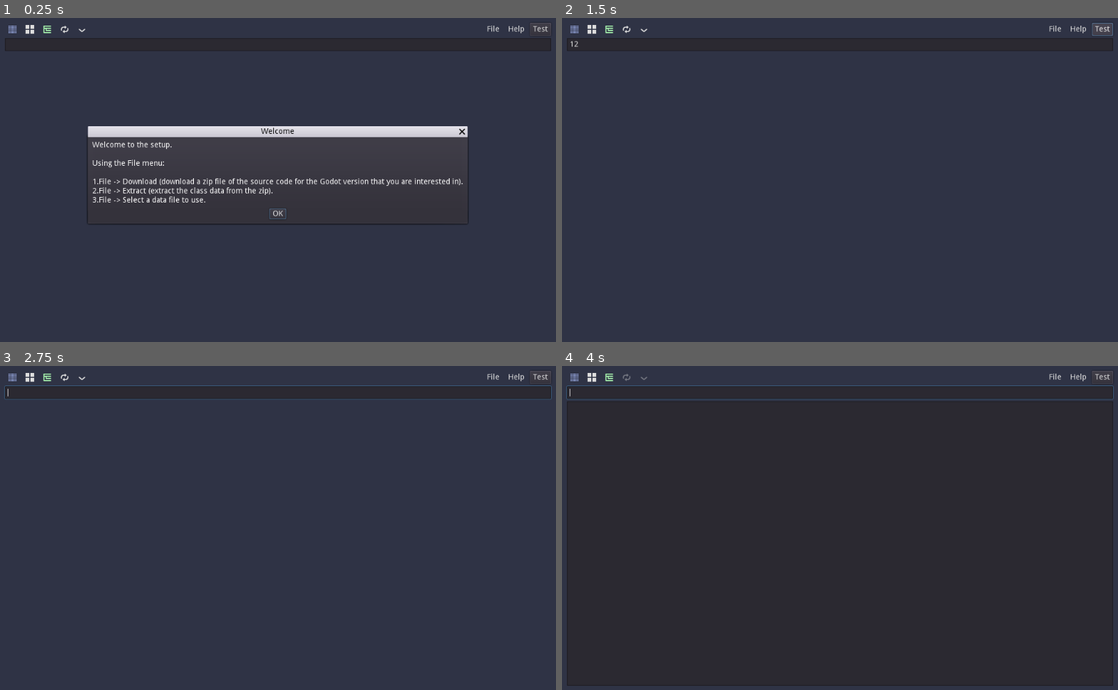
Above: before the commit, frames 1-4 (two rows, left to right).
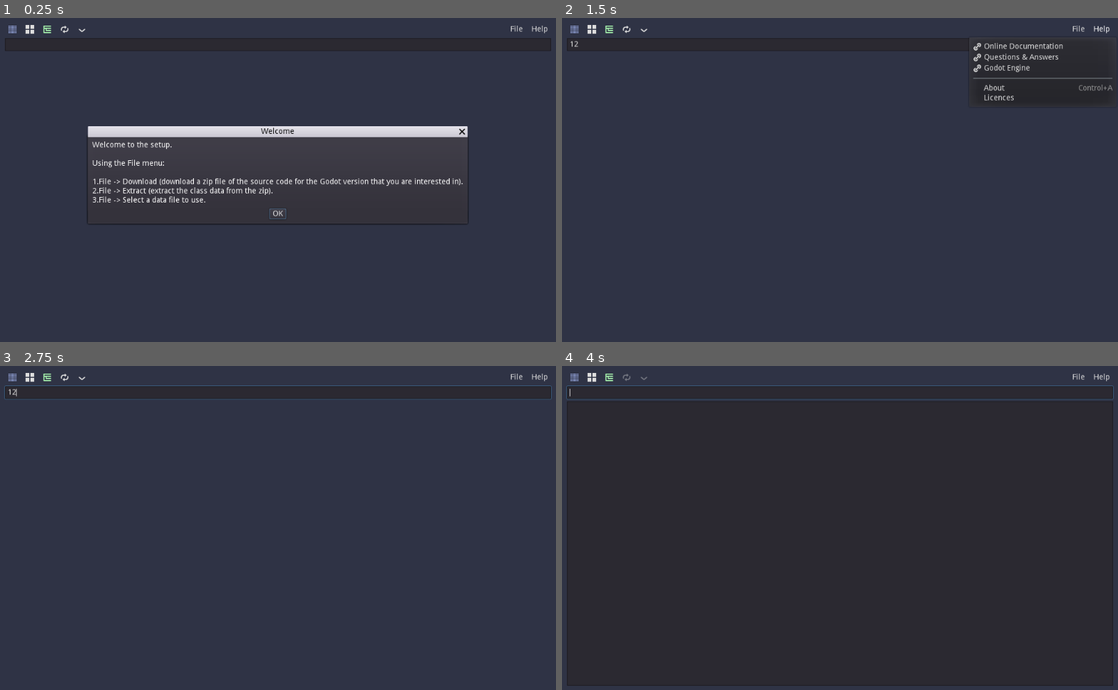
Above: after the commit, the same moments.

Repository: andrew-wilkes/gdscript-class-explorer
Game: Godot game, scene res://Main.tscn
The game is run twice, just before and just after one commit, with the same random seed, the same clock (stepped at 60 frames per second) and the same inputs.
Inputs (mouse positions are in pixels of both pictures, inside the frame that each line leads up to):
- Up to frame 1 (0.25 s): no input
- Up to frame 2 (1.5 s): click (840, 43) at 0.52 s; type "12" at 0.6 s; click (1101, 30) at 1.25 s, where only the run before the commit has a clickable "Test"
- Up to frame 3 (2.75 s): click (11, 378) at 2 s
- Up to frame 4 (4 s): click (589, 378) at 2.75 s; click (606, 378) at 3.5 s

The runs differ from the first frame. In frame 1, 0.1% of the frame differs, in the area x 87-100%, y 1-5%; in frame 2, 1.9%, in the area x 74-100%, y 1-27%; in frame 3, 0.1%; in frame 4, 0.1%.
Error before the commit: Invalid get index 'Spatial' (on base: 'Dictionary'). (res://data.gd:69)
Error after the commit: Invalid get index 'Spatial' (on base: 'Dictionary'). (res://data.gd:75)

Commit message:
Add code for download and unzip

Diff:
--- a/src/FileDownload.gd
+++ b/src/FileDownload.gd
@@ -25,23 +25,29 @@
 
 
 func url_selected(url: String):
-	var current_filename = url.get_file()
-	if OS.execute("curl", [url, "-o", current_filename]) != OK:
+	var file = File.new()
+	var target_filename = url.get_file().get_basename() + ".zip"
+	if file.file_exists(target_filename):
+		alert("Refused: the file already exists.")
+		return
+	alert("Downloading ...")
+	if OS.execute("curl", [url, "-L", "-o", target_filename]) != OK:
 		alert("There was an error running curl on your computer.")
 		return
-	var file = File.new()
-	if file.file_exists(current_filename):
+	if file.file_exists(target_filename):
 		alert("Done")
 		download_status = OK
-		emit_signal("dowloaded_file", current_filename)
+		emit_signal("dowloaded_file", target_filename)
 	else:
 		alert("There was an error downloading the file from:\n" + url)
 		download_status = -1
 
 
 func alert(msg):
-	get_node("Alert").dialog_text = msg
-	get_node("Alert").popup_centered()
+	var alert = get_node("Alert")
+	alert.dialog_text = msg
+	if not alert.visible:
+		alert.popup_centered()
 
 
 func _on_Alert_popup_hide():
--- a/src/Main.gd
+++ b/src/Main.gd
@@ -48,21 +48,21 @@
 	the_tree = find_node("Tree")
 	b_container = $VBox/BC
 
-	if Data.load_settings() and ".dat" in Data.settings.data_file:
-		if Data.load_classes():
-			setup_scene()
+	if Data.settings.data_file != "":
+		if Data.data_ok:
+			setup_class_view()
 		else:
 			bad_data()
 	else:
 		$c/Welcome.popup_centered()
 
 
-func setup_scene():
+func setup_class_view():
 	# Add buttons and build icon list
 	for cname in Data.classes.keys():
 		var button = list_button.instance()
 		grid.add_child(button)
-		button.connect("pressed", self, "item_pressed", [button])
+		button.connect("gui_input", self, "_on_Button_gui_input", [button])
 		Data.icons[cname] = cname.to_lower() # Use this value to compare to icon file names
 	get_icon_files()
 	map_icons(Data.object_class_name)
@@ -142,23 +142,34 @@
 	$VBox/SS.text = ""
 
 
-func item_pressed(button):
-	$VBox/BC.scroll_vertical = 0
-	show_details(button.text)
+func _on_Button_gui_input(event, button):
+	if event is InputEventMouseButton and event.pressed:
+		match event.button_index:
+			BUTTON_LEFT:
+				$VBox/BC.scroll_vertical = 0
+				show_details(button.text)
+			BUTTON_RIGHT:
+				# Reset the weight
+				update_weight(button.text, 0)
 
 
 func show_details(cname):
 	Data.selected_class = cname
 	clear_search_box()
-	# Update weight of selected class
+	update_weight(cname)
+	var _e = get_tree().change_scene("res://ClassDetails.tscn")
+
+
+func update_weight(cname, n = 1):
 	for class_item in Data.settings.class_list:
 		if class_item.keyword == cname:
-			class_item.weight += 1
+			if n == 0:
+				class_item.weight = 0
+			else:
+				class_item.weight += n
 			Data.settings_changed = true
-			break
-
-	var _e = get_tree().change_scene("res://ClassDetails.tscn")
-	update_weighted_labels()
+			update_weighted_labels()
+			return
 
 
 func update_weighted_labels():
@@ -399,7 +410,7 @@
 	if Data.load_classes():
 		clear_scene()
 		yield(get_tree(), "idle_frame")
-		setup_scene()
+		setup_class_view()
 	else:
 		bad_data()
 
--- a/src/Main.tscn
+++ b/src/Main.tscn
@@ -68,13 +68,13 @@
 
 [node name="sp" type="Control" parent="VBox/Menu"]
 margin_left = 160.0
-margin_right = 878.0
+margin_right = 921.0
 margin_bottom = 24.0
 size_flags_horizontal = 3
 
 [node name="File" type="MenuButton" parent="VBox/Menu"]
-margin_left = 882.0
-margin_right = 917.0
+margin_left = 925.0
+margin_right = 960.0
 margin_bottom = 24.0
 text = "File"
 __meta__ = {
@@ -82,16 +82,10 @@
 }
 
 [node name="Help" type="MenuButton" parent="VBox/Menu"]
-margin_left = 921.0
-margin_right = 963.0
+margin_left = 964.0
+margin_right = 1006.0
 margin_bottom = 24.0
 text = "Help"
-
-[node name="Test" type="Button" parent="VBox/Menu"]
-margin_left = 967.0
-margin_right = 1006.0
-margin_bottom = 24.0
-text = "Test"
 
 [node name="SS" type="LineEdit" parent="VBox"]
 margin_top = 28.0
@@ -401,7 +395,6 @@
 [connection signal="pressed" from="VBox/Menu/TreeButton" to="." method="_on_Tree_pressed"]
 [connection signal="pressed" from="VBox/Menu/Random" to="." method="_on_Random_pressed"]
 [connection signal="pressed" from="VBox/Menu/Reset" to="." method="_on_Reset_pressed"]
-[connection signal="pressed" from="VBox/Menu/Test" to="." method="_on_Test_pressed"]
 [connection signal="text_changed" from="VBox/SS" to="." method="_on_SS_text_changed"]
 [connection signal="item_activated" from="VBox/Tree" to="." method="_on_Tree_item_activated"]
 [connection signal="pressed" from="c/Licences/M/VBox/HBox/ok" to="." method="_on_ok_pressed"]
--- a/src/ZipExtract.gd
+++ b/src/ZipExtract.gd
@@ -33,8 +33,21 @@
 
 
 func extract(button: Button):
-	if OS.execute("tar", ["-xf", button.text]) != OK:
-		alert("There was an error running tar on your computer.")
+	var file = button.text
+	var version = file.get_basename()
+	var cmd
+	var args
+	var files = [file, "godot-" + version + "/doc/classes/*", "godot-" + version + "/editor/icons/*"]
+# TAR.exe was added to Windows 10 (1903) from build 17063 or later.
+	if OS.get_name() == "Windows":
+		cmd = "tar"
+		args = ["-xf"]
+	else:
+		cmd = "unzip" # Linux and Mac support unzip
+		args = ["-u"]
+	args.append_array(files)
+	if OS.execute(cmd, args) != OK:
+		alert("There was an error running " + cmd + " on your computer.")
 		return
 	print(button.text)
 
--- a/src/data.gd
+++ b/src/data.gd
@@ -11,6 +11,12 @@
 var selected_class = ""
 var icons = {}
 var object_class_name = ""
+var data_ok = false
+
+func _ready():
+	load_settings()
+	data_ok = load_classes()
+
 
 # Add class info to dictionary
 func load_classes() -> bool:
@@ -120,15 +126,12 @@
 	return content
 
 
-func load_settings(file_name = SETTINGS_FILE_NAME) -> bool:
-	var loaded = false
+func load_settings(file_name = SETTINGS_FILE_NAME):
 	settings = Settings.new()
 	if ResourceLoader.exists(file_name):
 		var data = ResourceLoader.load(file_name)
 		if data is Settings: # Check that the data is valid
 			settings = data
-			loaded = true
-	return loaded
 
 
 func save_settings(_settings, file_name = SETTINGS_FILE_NAME):
Not shown, changed: .gitignore
